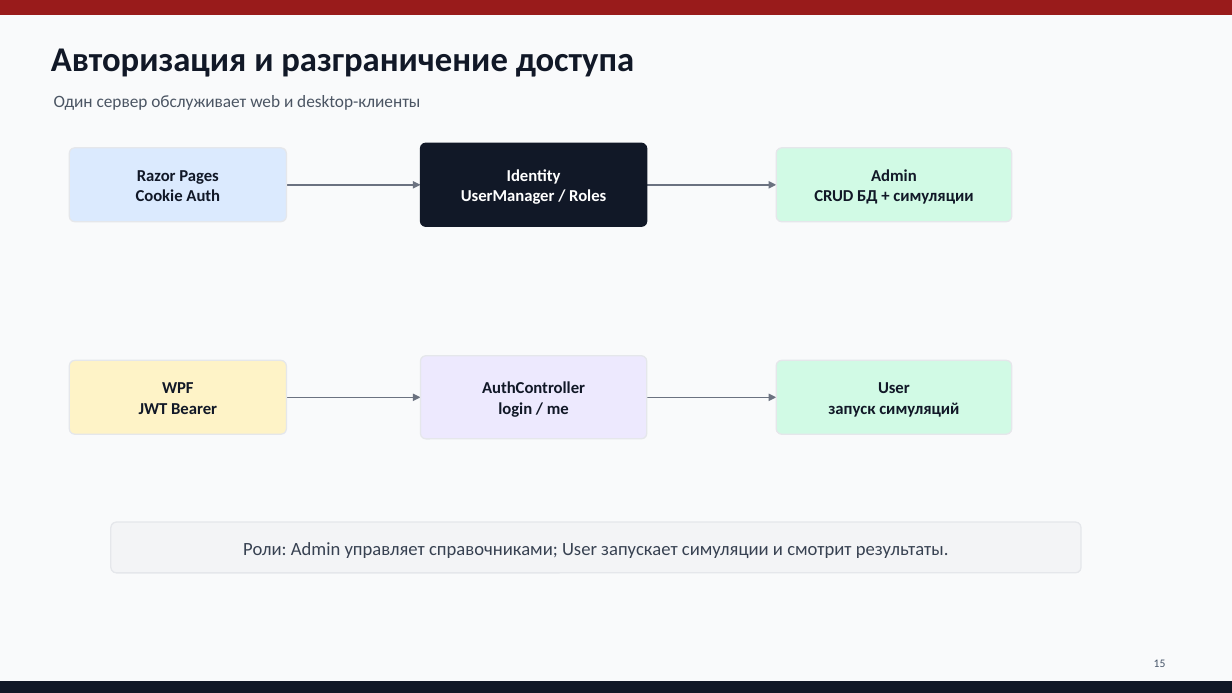
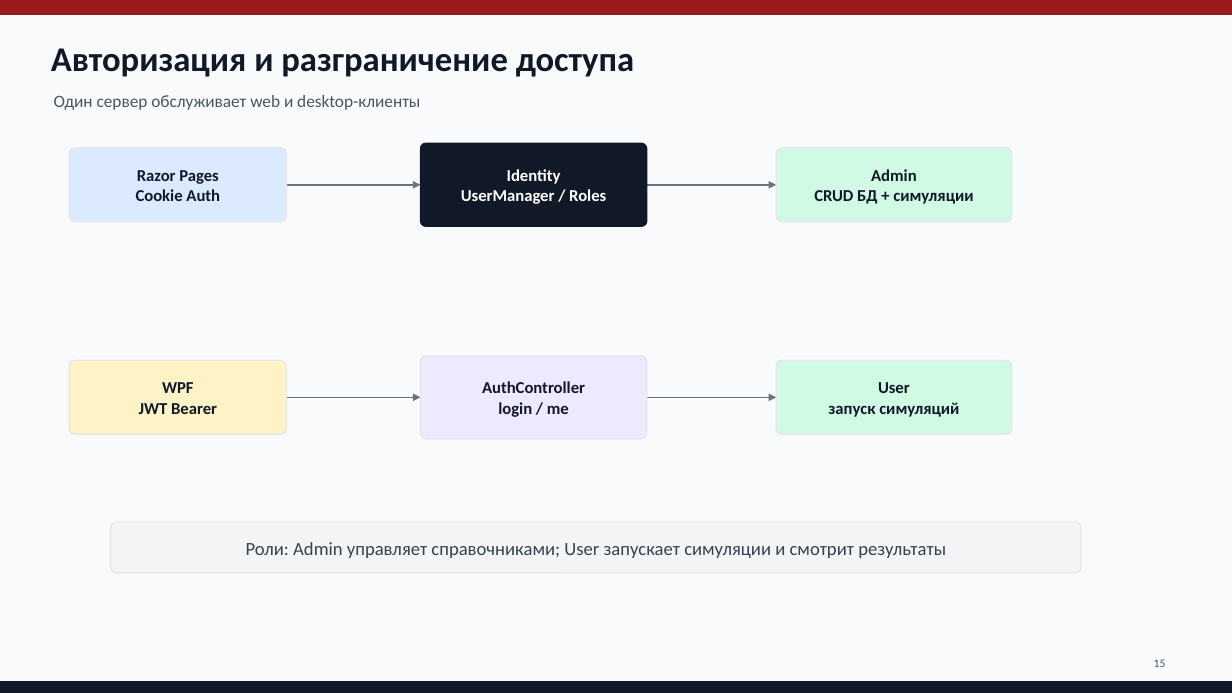
Before and after one commit to BolNick09/StatHammer, a slide deck: slide 15 of Презентация.pptx. Drawn at 1232x693 pixels with LibreOffice and Linux fonts; fonts in the diff are those of the drawing. Boxes give left, top, right and bottom in pixels: in the first picture for what was removed or moved away, otherwise in the second. Text is boxed around its words. In the diff, an @@ line names an element or a change of style, - is before the commit and + after.

```diff
--- a/Презентация.pptx
+++ b/Презентация.pptx
@@ text at box(246, 542, 946, 558): text changed @@
-Роли: Admin управляет справочниками; User запускает симуляции и смотрит результаты.
+Роли: Admin управляет справочниками; User запускает симуляции и смотрит результаты
```
Also in this commit, not shown: 2 other slides changed, 24 other files.
